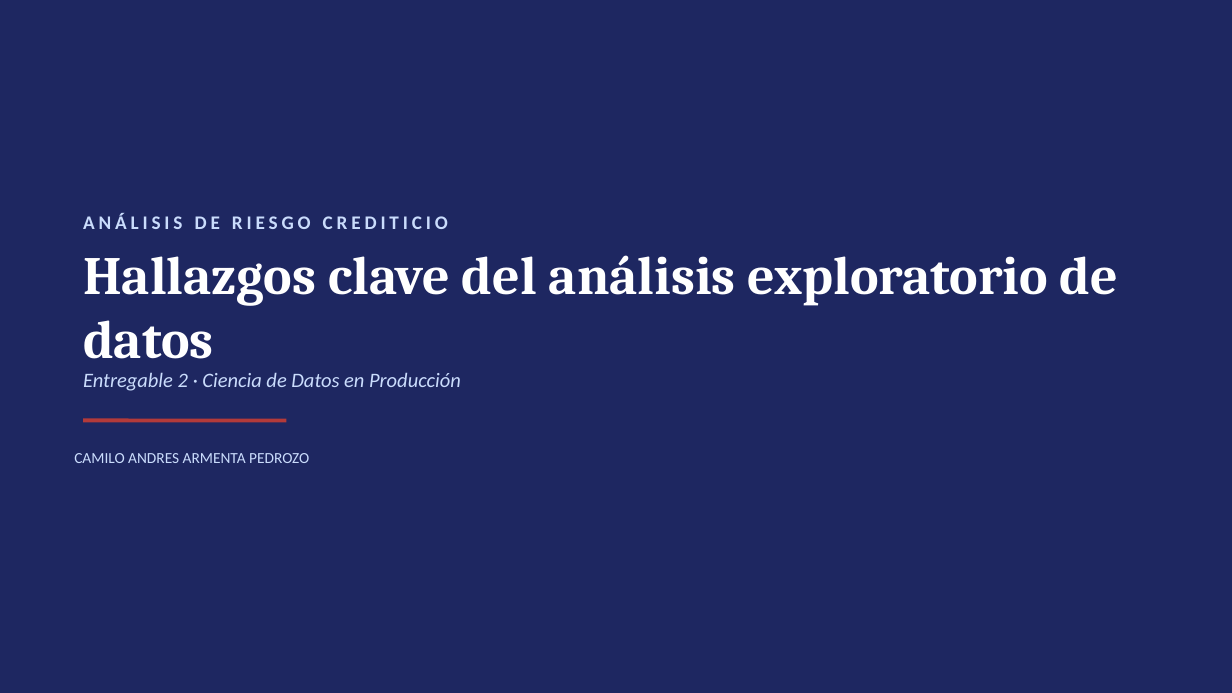
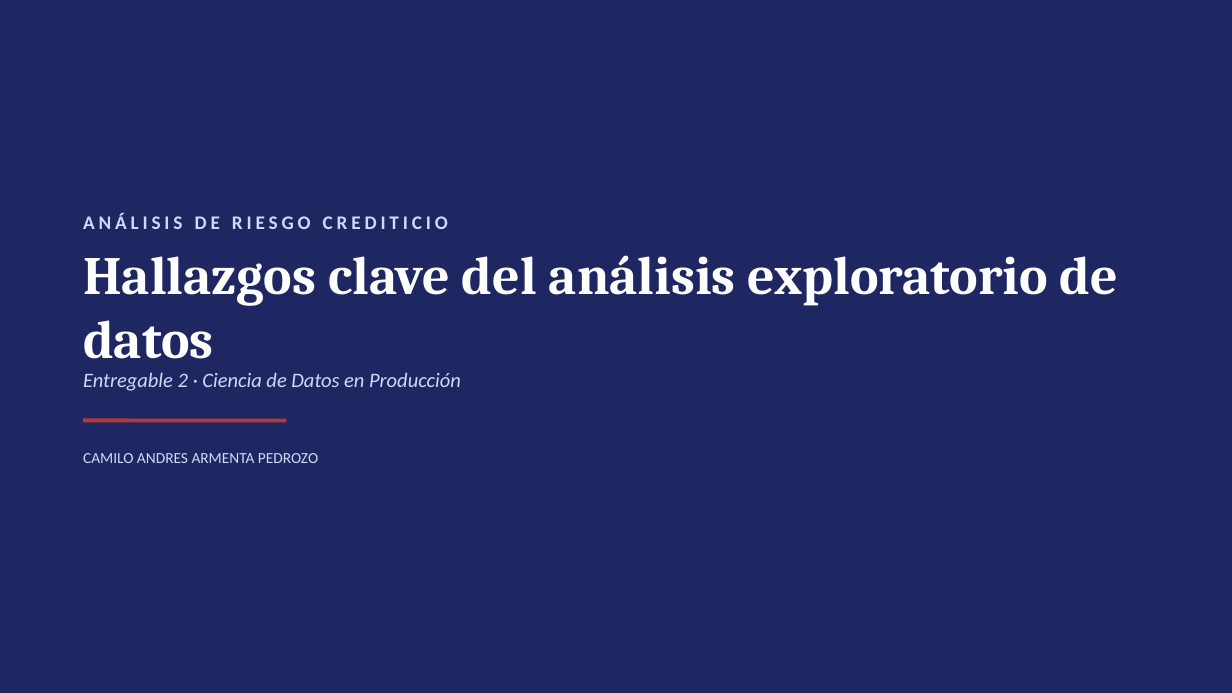
Before and after one commit to papiarcacamilo/MLOPS_CURSE, a slide deck: slide 1 of PRESENTACION.pptx. Drawn at 1232x693 pixels with LibreOffice and Linux fonts; fonts in the diff are those of the drawing. Boxes give left, top, right and bottom in pixels: in the first picture for what was removed or moved away, otherwise in the second. Text is boxed around its words. In the diff, an @@ line names an element or a change of style, - is before the commit and + after.

```diff
--- a/PRESENTACION.pptx
+++ b/PRESENTACION.pptx
@@ text "CAMILO ANDRES ARMENTA PEDROZO": place and size @@
-text "CAMILO ANDRES ARMENTA PEDROZO" at (74, 453, 309, 463)
+text "CAMILO ANDRES ARMENTA PEDROZO" at (83, 453, 318, 463)
```
Also in this commit, not shown: 9 other slides changed, 1 slide added, 1 slide removed, 3 other files.
